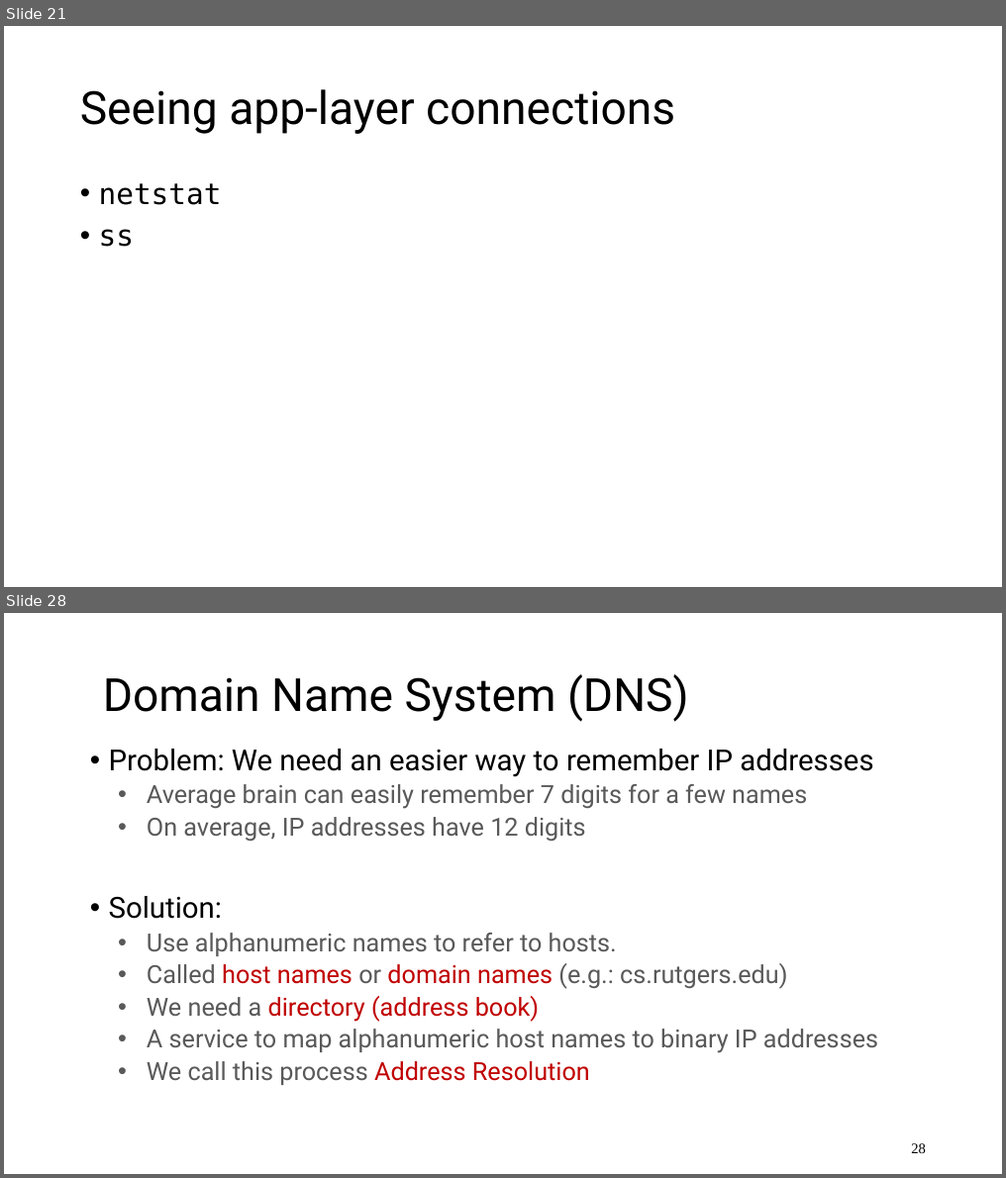
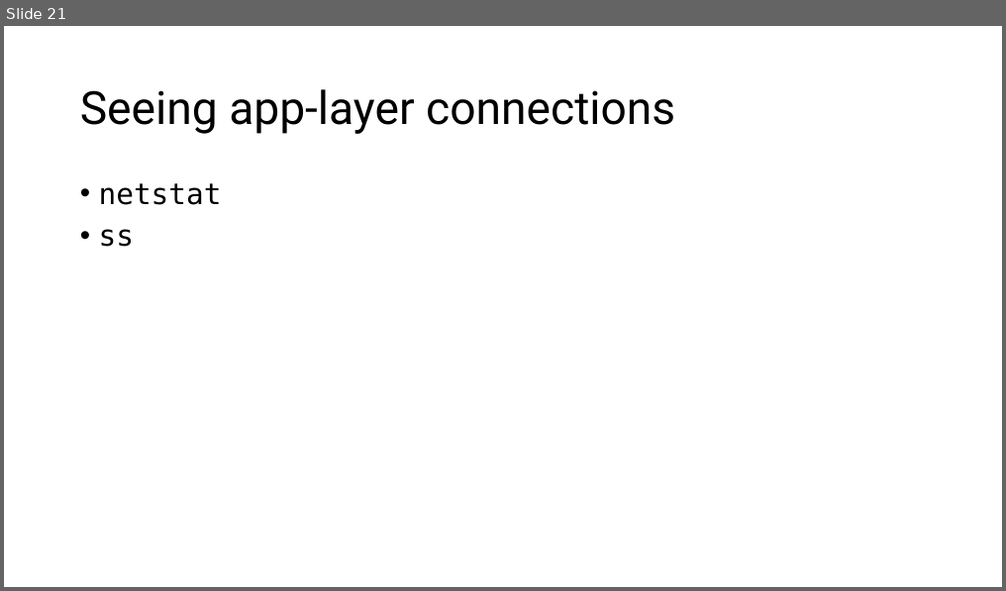
Before and after one commit to ngsrinivas/coursegen, a slide deck: ex/352-F24/staging/352-F24/lectures/03-measurement-app.pptx. Shown one above the other, each under a label of ours: slides 21 and 28 before the commit, slide 21 after it; the slides between them are not shown. The pictures are 1006x1178 and 1006x591 pixels, drawn with LibreOffice and Linux fonts; fonts in the diff are those of the drawing. Boxes give left, top, right and bottom in pixels: in the first picture for what was removed or moved away, otherwise in the second. Text is boxed around its words. In the diff, an @@ line names an element or a change of style, - is before the commit and + after.

```diff
--- a/ex/352-F24/staging/352-F24/lectures/03-measurement-app.pptx
+++ b/ex/352-F24/staging/352-F24/lectures/03-measurement-app.pptx
@@ slide 28 removed at (4, 613, 1002, 1174), background #FFFFFF @@
@@ title removed at (103, 674, 689, 722) @@
-Domain Name System (DNS)
@@ text removed at (109, 749, 878, 1085) @@
-• Problem: We need an easier way to remember IP addresses
-  • Average brain can easily remember 7 digits for a few names
-  • On average, IP addresses have 12 digits
-• Solution:
-  • Use alphanumeric names to refer to hosts.
-  • Called host names or domain names (e.g.: cs.rutgers.edu)
-  • We need a directory (address book)
-  • A service to map alphanumeric host names to binary IP addresses
-  • We call this process Address Resolution
@@ page number removed at (911, 1144, 926, 1154) @@
-28
```
Also in this commit, not shown: 9 other slides removed, 4 other files.
